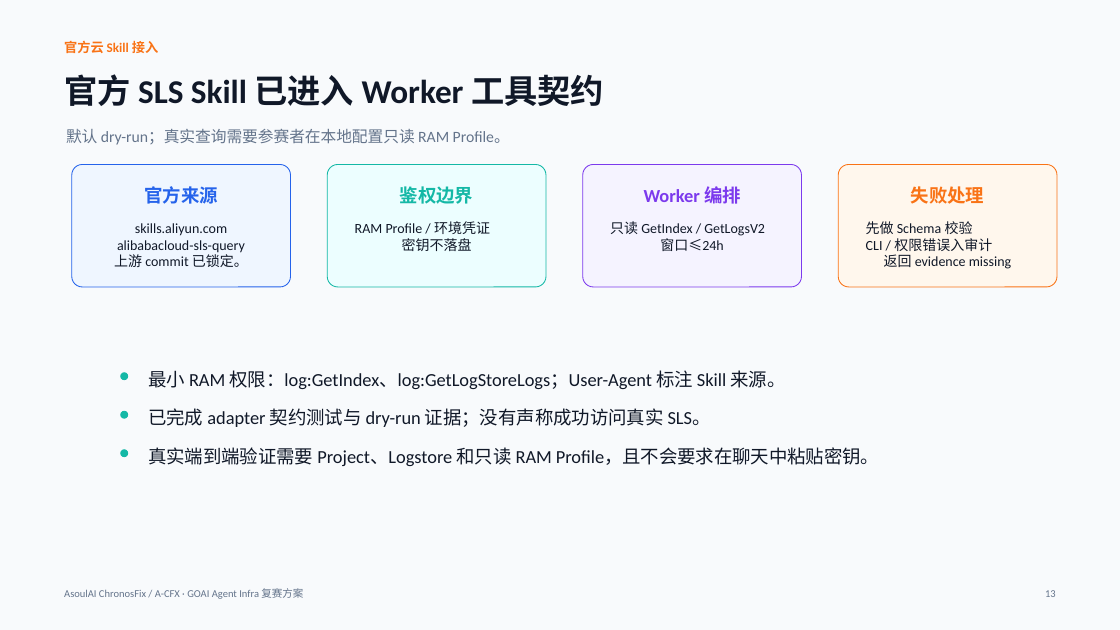
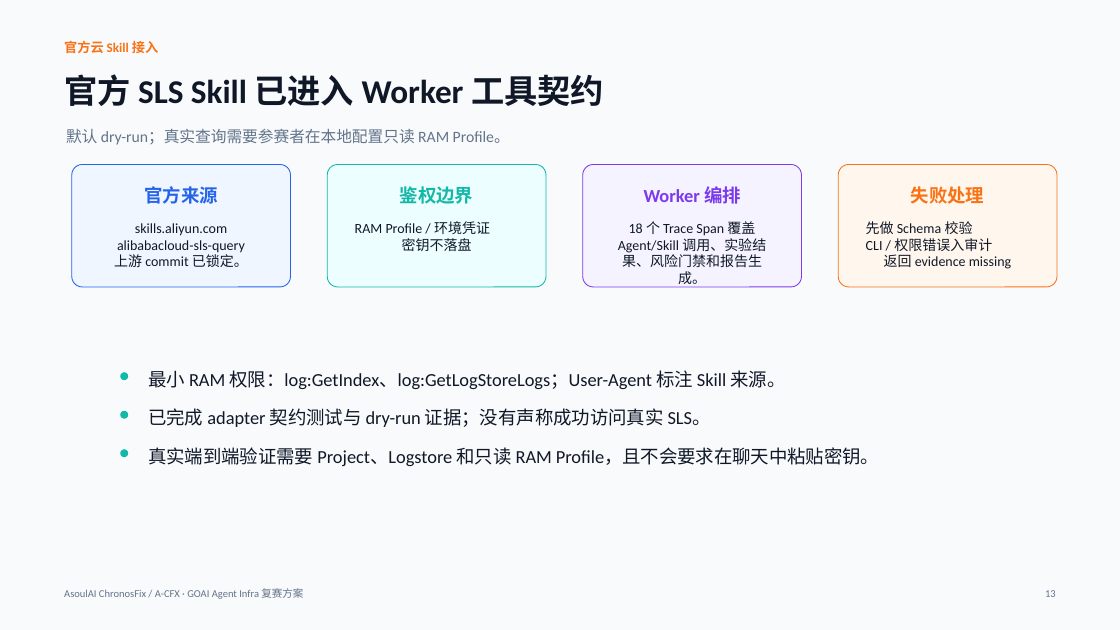
Before and after one commit to ASOUL-Official/asoulai-chronosfix, a slide deck: slide 13 of submission/ChronosFix_复赛方案.pptx. Drawn at 1120x630 pixels with LibreOffice and Linux fonts; fonts in the diff are those of the drawing. Boxes give left, top, right and bottom in pixels: in the first picture for what was removed or moved away, otherwise in the second. Text is boxed around its words. In the diff, an @@ line names an element or a change of style, - is before the commit and + after.

```diff
--- a/submission/ChronosFix_复赛方案.pptx
+++ b/submission/ChronosFix_复赛方案.pptx
@@ text at (618,221,766,288): text changed @@
-只读 GetIndex / GetLogsV2
-窗口≤24h
+18 个 Trace Span 覆盖 Agent/Skill 调用、实验结果、风险门禁和报告生成。
```
Also in this commit, not shown: 11 other slides changed, 12 other files.
